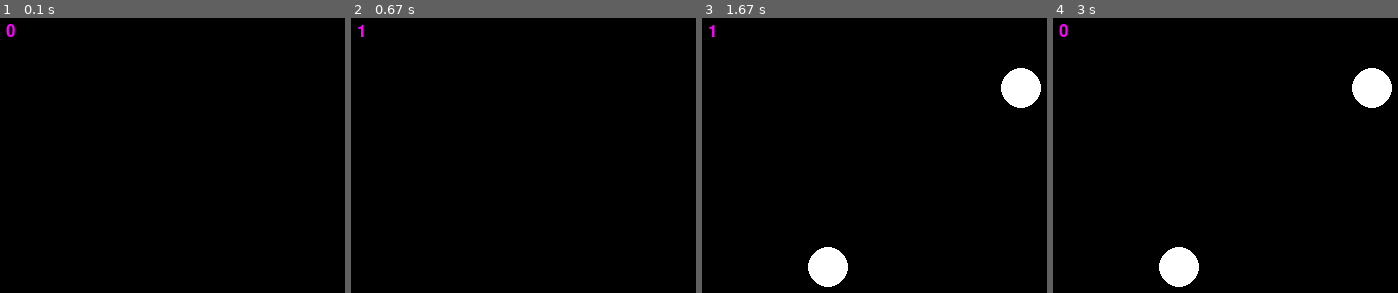
Above: before the commit, frames 1-4 (left to right).
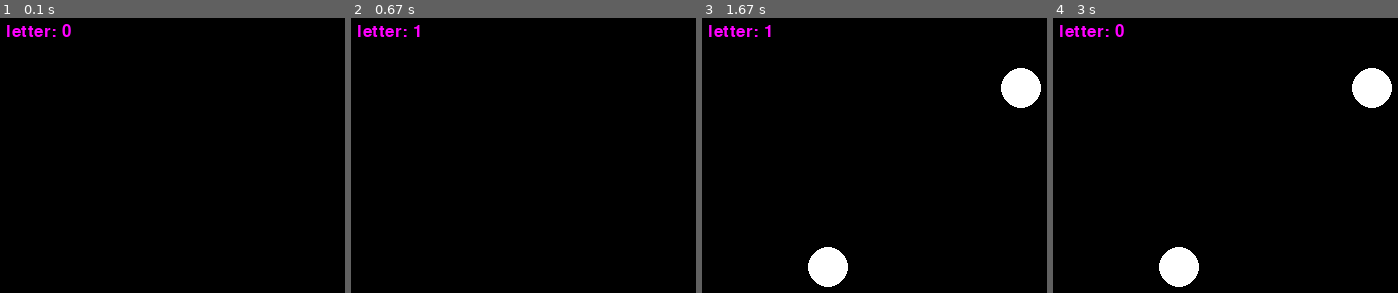
Above: after the commit, the same moments.

Repository: lukemcneil/dfa-game-pygame
Game: pygame game, started from main.py
The game is run twice, just before and just after one commit, with the same random seed, the same clock (stepped at 60 frames per second) and the same inputs.
Inputs (mouse positions are in pixels of both pictures, inside the frame that each line leads up to):
- Up to frame 1 (0.1 s): no input
- Up to frame 2 (0.67 s): tap 1 at 0.33 s
- Up to frame 3 (1.67 s): click (829, 268) at 0.72 s; click (1019, 86) at 1.05 s; right-click (outside the picture) at 1.38 s
- Up to frame 4 (3 s): tap 0 at 1.67 s

The runs differ from the first frame. In frame 1, 0.4% of the frame differs, in the area x 1-21%, y 2-7%; in frame 2, 0.4%; in frame 3, 0.4%; in frame 4, 0.4%.

Commit message:
move draw to one function

Diff:
--- a/main.py
+++ b/main.py
@@ -1,5 +1,4 @@
 import pygame
-import random
 import math
 
 pygame.init()
@@ -9,105 +8,108 @@
 pygame.display.set_caption("DFA main board")
 exit = False
 
-radius = 20
-line_width = 3
-circle_color = [255,255,255]
-line_color = [255,0,255]
-red = [255,0,0]
+RADIUS = 20
+LINE_WIDTH = 3
+CIRCLE_COLOR = [255,255,255]
+SELECTED_CIRCLE_COLOR = [255,0,0]
+LINE_COLOR = [255,0,255]
+BACKGROUND_COLOR = [0, 0, 0]
 
-circles = []
-lines = []
+class State:
+	def __init__(self, position):
+		self.position : tuple[int, int] = position
+		self.selected : bool = False
+
+class Edge:
+	def __init__(self, start_state, end_state, letter):
+		self.start_state : State = start_state
+		self.end_state : State = end_state
+		self.letter : str = letter
+
+states : "list[State]" = []
+edges : "list[Edge]" = []
 clicked_circle = None
 selected_letter = "0"
 font = pygame.font.SysFont(None, 25)
 
-def drawCircles(circles):
-	for circle in circles:
-		pygame.draw.circle(canvas, circle_color, circle.position, radius)
+def drawStates():
+	for state in states:
+		color = CIRCLE_COLOR if not state.selected else SELECTED_CIRCLE_COLOR
+		pygame.draw.circle(canvas, color, state.position, RADIUS)
 
-def drawLines(circles):
-	for circle1 in circles:
-		for circle2 in circles:
-			if circle1 != circle2:
-				pygame.draw.line(canvas, line_color, circle1, circle2, width=1)
+def drawEdges():
+	for edge in edges:
+		start = edge.start_state.position
+		end = edge.end_state.position
+		if start == end:
+			self_arrow_center = [start[0], start[1] - RADIUS]
+			pygame.draw.circle(canvas, LINE_COLOR, self_arrow_center, RADIUS, 1)
+			text_position = [self_arrow_center[0]-RADIUS/3, self_arrow_center[1] - RADIUS * 2]
+			show_text(edge.letter, LINE_COLOR, text_position)
+		else:
+			pygame.draw.line(canvas, LINE_COLOR, start, end, width=1)
+			midpoint = [(start[0] + end[0]) / 2, (start[1] + end[1]) / 2]
+			show_text(edge.letter, LINE_COLOR, midpoint)
 
-def colliding(location):
-	for circle in circles:
+def drawSelectedLetter():
+	show_text("letter: " + selected_letter, LINE_COLOR, [10, 10])
+	pass
+
+def drawDFA():
+	canvas.fill(BACKGROUND_COLOR)
+	drawEdges()
+	drawStates()
+	drawSelectedLetter()
+
+def getCircleCollidingWith(location):
+	for circle in states:
 		distance = math.sqrt((circle.position[0] - location[0])**2 + (circle.position[1] - location[1])**2)
-		if distance < 2*radius + (radius / 2):
+		if distance < 2*RADIUS + (RADIUS / 2):
 			return False
 	return True
 
-def circlePosition(location):
-	for circle in circles:
+def getCircleAtPosition(location):
+	for circle in states:
 		distance = math.sqrt((circle.position[0] - location[0])**2 + (circle.position[1] - location[1])**2)
-		if distance <= radius:
+		if distance <= RADIUS:
 			return circle
 
-class State:
-	def __init__(self, position):
-		self.position = position
-
-class Edge:
-	def __init__(self, start_state, end_state, letter):
-		self.start_state = start_state
-		self.end_state = end_state
-		self.letter = letter
-
 def show_text( msg, color, position):
-	global canvas
 	text = font.render( msg, True, color)
 	canvas.blit(text, position)
 
-show_text(selected_letter, line_color, [10, 10])
-
+drawDFA()
 while not exit:
 	for event in pygame.event.get():
 		if event.type == pygame.QUIT:
 			exit = True
-		elif event.type == pygame.MOUSEBUTTONDOWN and event.button == 1:
+		elif event.type == pygame.MOUSEBUTTONDOWN and event.button == 1: #left click
 			mouse_position = pygame.mouse.get_pos()
-			if colliding(mouse_position):
+			if getCircleCollidingWith(mouse_position):
 				new_state = State(mouse_position)
-				circles.append(new_state)
-			drawCircles(circles)
-			clicked_circle = None
-		elif event.type == pygame.MOUSEBUTTONDOWN and event.button == 3:
+				states.append(new_state)
+			if clicked_circle:
+				clicked_circle.selected = False
+				clicked_circle = None
+			drawDFA()
+		elif event.type == pygame.MOUSEBUTTONDOWN and event.button == 3: #right click
 			mouse_position = pygame.mouse.get_pos()
 			if clicked_circle:
-				circle_two = circlePosition(mouse_position)
+				circle_two = getCircleAtPosition(mouse_position)
 				if circle_two:
-					if clicked_circle ==  circle_two:
-						self_arrow_center = [clicked_circle.position[0],clicked_circle.position[1] - radius]
-						pygame.draw.circle(canvas, line_color, self_arrow_center, radius, 1)
-						lines.append([circle_two.position, circle_two.position])
-						pygame.draw.circle(canvas, circle_color, circle_two.position, radius)
-						clicked_circle = None
-						text_position = [self_arrow_center[0]-radius/3, self_arrow_center[1] - radius/2]
-						show_text(selected_letter, line_color, text_position)
-						break
-					pygame.draw.line(canvas, line_color, clicked_circle.position, circle_two.position, width=1)
-					midpoint = [(clicked_circle.position[0] + circle_two.position[0]) / 2, (clicked_circle.position[1] + circle_two.position[1]) / 2]
-					show_text(selected_letter, line_color, midpoint)
-					lines.append([clicked_circle, circle_two])
-					pygame.draw.circle(canvas, circle_color, clicked_circle.position, radius)
-					pygame.draw.circle(canvas, circle_color, circle_two.position, radius)
-					clicked_circle = None
-				else:
-					pygame.draw.circle(canvas, circle_color, clicked_circle.position, radius)
-					clicked_circle = None
+					edges.append(Edge(clicked_circle, circle_two, selected_letter))
+				clicked_circle.selected = False
+				clicked_circle = None
 			else:
-				clicked_circle = circlePosition(mouse_position)
+				clicked_circle = getCircleAtPosition(mouse_position)
 				if clicked_circle:
-					pygame.draw.circle(canvas, red, clicked_circle.position, radius)
+					clicked_circle.selected = True
+			drawDFA()
 		elif event.type == pygame.KEYDOWN:
 			if event.key == pygame.K_0:
 				selected_letter = "0"
-				pygame.draw.rect(canvas, [0, 0, 0], pygame.Rect(0, 0, 30, 30))
-				show_text(selected_letter, line_color, [10, 10])
 			elif event.key == pygame.K_1:
 				selected_letter = "1"
-				pygame.draw.rect(canvas, [0, 0, 0], pygame.Rect(0, 0, 30, 30))
-				show_text(selected_letter, line_color, [10, 10])
+			drawDFA()
 
 	pygame.display.update()
